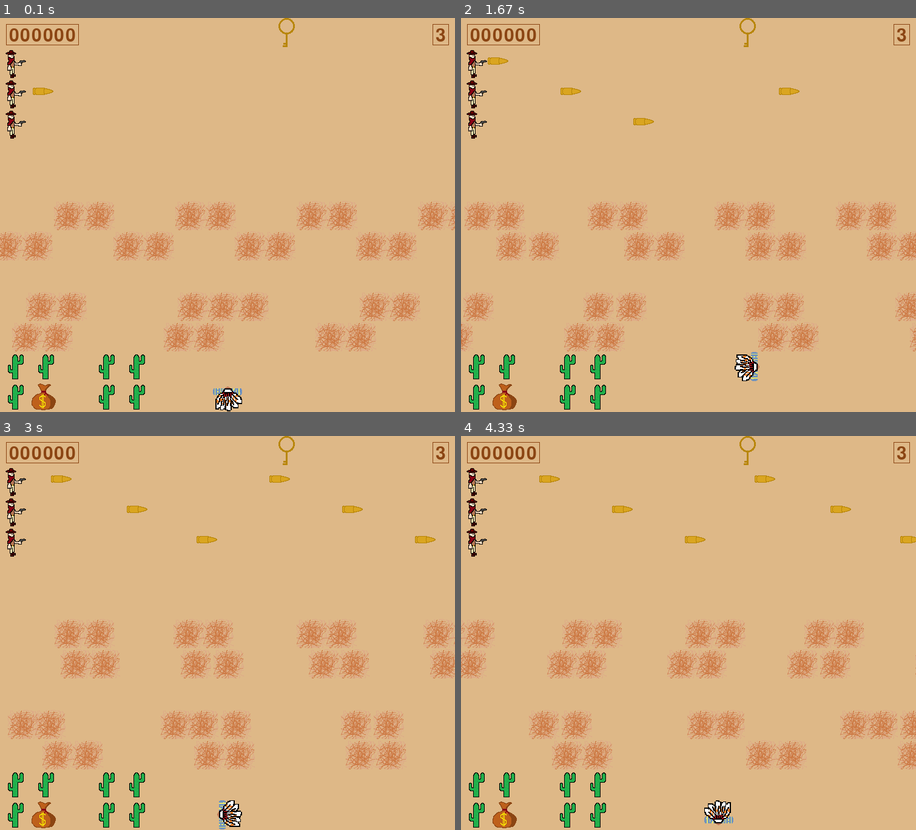
Above: before the commit, frames 1-4 (two rows, left to right).
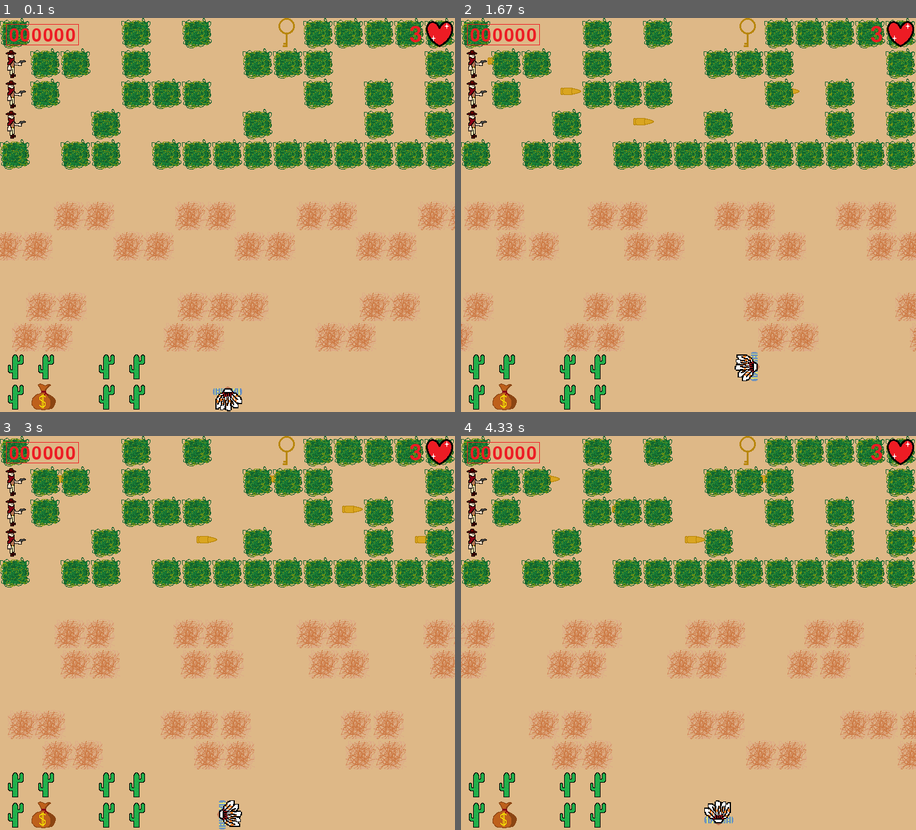
Above: after the commit, the same moments.

Repository: AZEN-SGG/PyGameProject
Game: pygame game, started from MainProgramm.py
The game is run twice, just before and just after one commit, with the same random seed, the same clock (stepped at 60 frames per second) and the same inputs.
Inputs:
- Up to frame 1 (0.1 s): no input
- Up to frame 2 (1.67 s): hold Right 0.33-0.8 s; hold Up 0.83-1.13 s; hold Right 1.17-1.63 s
- Up to frame 3 (3 s): hold Left 1.67-2.2 s; hold Down 2.23-2.53 s; hold Left 2.57-2.97 s
- Up to frame 4 (4.33 s): hold Up 3-3.37 s; hold Right 3.4-4.03 s; hold Down from 4.07 s (still down)

The runs differ from the first frame. In frame 1, 14% of the frame differs, in the area x 0-100%, y 0-39%; in frame 2, 14%; in frame 3, 14%; in frame 4, 14%.

Commit message:
Координально изменил вид жизней и поменял цвет счёту Сделал класс Жизнь спрайтом для того чтобы он отображал сердечко Теперь количество жизней отображается в виде сердечка и цифры справа от него Изменил размер цифр

Diff:
--- a/AttemptWriting.py
+++ b/AttemptWriting.py
@@ -1,61 +1,15 @@
-# Pygame шаблон - скелет для нового проекта Pygame
-import pygame
-import random
+if self.DIRECTION == 'Right':
+    self.image = right_robber_image
 
-WIDTH = 650
-HEIGHT = 800
-FPS = 60
+else:
+    self.image = left_robber_image
 
-# Задаем цвета
-WHITE = (255, 255, 255)
-BLACK = (0, 0, 0)
-RED = (255, 0, 0)
-GREEN = (0, 255, 0)
-BLUE = (0, 0, 255)
+heart_image.set_colorkey("white")
+heart_image_rect = heart_image.get_rect()
+heart_image_rect.center = x, y
 
+self.image.set_colorkey('white')
+self.type = 'Robber'
 
-class Player(pygame.sprite.Sprite):
-    def __init__(self):
-        pygame.sprite.Sprite.__init__(self)
-        self.image = pygame.Surface((50, 50))
-        self.image.fill(GREEN)
-        self.rect = self.image.get_rect()
-        self.rect.center = (WIDTH / 2, HEIGHT / 2)
-
-    def update(self):
-        self.rect.x += 5
-        if self.rect.left > WIDTH:
-            self.rect.right = 0
-
-
-# Создаем игру и окно
-pygame.init()
-pygame.mixer.init()
-screen = pygame.display.set_mode((WIDTH, HEIGHT))
-pygame.display.set_caption("My Game")
-clock = pygame.time.Clock()
-all_sprites = pygame.sprite.Group()
-player = Player()
-all_sprites.add(player)
-
-# Цикл игры
-running = True
-while running:
-    # Держим цикл на правильной скорости
-    clock.tick(FPS)
-    # Ввод процесса (события)
-    for event in pygame.event.get():
-        # check for closing window
-        if event.type == pygame.QUIT:
-            running = False
-
-    # Обновление
-    all_sprites.update()
-
-    # Рендеринг
-    screen.fill(BLACK)
-    all_sprites.draw(screen)
-    # После отрисовки всего, переворачиваем экран
-    pygame.display.flip()
-
-pygame.quit()
+self.rect = self.image.get_rect()
+self.rect.center = x, y
--- a/MainProgramm.py
+++ b/MainProgramm.py
@@ -11,6 +11,8 @@
 game_folder = os.path.dirname(__file__)
 data_folder = os.path.join(game_folder, 'data')
 
+level = 1
+
 faced_bool = False
 win_bool = False
 
@@ -20,6 +22,10 @@
 def faced(life):  # Отображает надпись и завершает программу
     global faced_bool
     faced_bool = True
+
+    if level == 1:
+        life.life = '3'
+        life.score.points = '000000'
 
     font = pygame.font.Font(None, 50)
     text = font.render("Игра окончена", True, (255, 0, 0))  # Нужно дописать про пробел
@@ -53,7 +59,9 @@
     sprites.append(sprite)  # Добавляет в одну папку все спрайты
     coordinats.append(sprite.COORDINATS)  # Координаты
 
-    if sprite.type != 'Bullet' and sprite.type != 'Tumbleweed':
+    type = sprite.type
+
+    if type != 'Bullet' and type != 'Tumbleweed' and type != 'Life':
         x = sprite.COORDINATS[0] // 50
         y = sprite.COORDINATS[1] // 50
 
@@ -391,7 +399,7 @@
 
 class Score:  # Класс счёта
     def __init__(self, screen, points: str = '000000',
-                 color=(139, 69, 19)):  # При создании объекта класса надо задать счёт и цвет очков
+                 color=(237, 28, 36)):  # При создании объекта класса надо задать счёт и цвет очков
         self.points = points  # Создаю переменную очки в которую надо записывать счёт
         self.screen = screen
         self.color = color
@@ -399,15 +407,15 @@
         self.type = 'Score'  # Задаёт класс
         self.status = 1
 
-    def update(self, color=(139, 69, 19)):  # Этот метод позволит обновлять счёт
+    def update(self, color=(237, 28, 36)):  # Этот метод позволит обновлять счёт
         text = self.font.render(self.points, True, color)  # Рисую счёт - коричневый цвет
         text_w = text.get_width()
         text_h = text.get_height()
         text_x = 15
         text_y = 15
         screen.blit(text, (text_x, text_y))
-        pygame.draw.rect(screen, (139, 69, 19), (text_x - 5, text_y - 5,
-                                                 text_w + 10, text_h + 5), 1)
+        pygame.draw.rect(screen, color, (text_x - 5, text_y - 5,
+                                         text_w + 10, text_h + 5), 1)
 
 
 class Key(pygame.sprite.Sprite):
@@ -471,17 +479,30 @@
     # Создаем игру и окно
 
 
-class Life:
-    def __init__(self, screen, score, color=(139, 69, 19)):
+# Класс Жизнь выводит сердце на экран и количество жизней
+class Life(pygame.sprite.Sprite):
+    # При инициализации надо указать координаты сердца, изображение сердца
+    # Экран куда выводится текст и объект счёта, также можно указать цвет текста (красный по умолчанию)
+    def __init__(self, x, y, heart, screen, score, color=(237, 28, 36)):
+        pygame.sprite.Sprite.__init__(self)
+
+        self.COORDINATS = x - 25, y - 25
+        self.image = heart
+
+        self.image.set_colorkey("green")
+        self.rect = self.image.get_rect()
+        self.rect.center = x, y
+
+        self.status = 1
         self.type = 'Life'
         self.screen = screen
         self.color = color
-        self.font = pygame.font.Font(None, 45)
+        self.font = pygame.font.Font(None, 55)
 
         self.life = '3'
         self.score = score
 
-    def update(self, color=(139, 69, 19)):  # Этот метод позволит обновлять счёт
+    def update(self, color=(237, 28, 36)):  # Этот метод позволит обновлять счёт
         if int(self.score.points) >= 1000:
             self.score.points = str(int(self.score.points) - 1000)
             self.life = str(int(self.life) + 1)
@@ -491,13 +512,9 @@
                 self.score.points = '0' * (6 - len_points) + self.score.points
 
         text = self.font.render(self.life, True, color)  # Рисую счёт - коричневый цвет
-        text_w = text.get_width()
-        text_h = text.get_height()
-        text_x = 718
-        text_y = 15
+        text_x = 675
+        text_y = 10
         screen.blit(text, (text_x, text_y))
-        pygame.draw.rect(screen, (139, 69, 19), (text_x - 5, text_y - 5,
-                                                 text_w + 10, text_h + 5), 1)
 
 
 make_matrix()
@@ -520,8 +537,9 @@
 player_back_image = pygame.image.load(os.path.join(data_folder, 'bigger_back_player.png')).convert()
 player = Player()
 
+heart_image = pygame.image.load(os.path.join(data_folder, 'heart.png')).convert()
 score = Score(screen)
-life = Life(screen, score)
+life = Life(725, 25, heart_image, screen, score)
 
 tumbleweed_image = pygame.image.load(os.path.join(data_folder, 'tumbleweed.png')).convert()
 tumbleweed_left_image = pygame.image.load(os.path.join(data_folder, 'tumbleweed_left.png')).convert()
@@ -534,6 +552,7 @@
 left_robber_image = pygame.image.load(os.path.join(data_folder, 'left_robber.png')).convert()
 
 cactus_image = pygame.image.load(os.path.join(data_folder, 'cactus.png')).convert()
+thorny_bush_image = pygame.image.load(os.path.join(data_folder, 'thorny_bush.png')).convert()
 
 # Создаю восемь объектов класса перекати поел которые средние
 first_tumbleweed = Tumbleweed(0, 375, 'Right', 6)
@@ -573,9 +592,9 @@
 fourth_sixth_tumbleweed = Tumbleweed(575, 525, 'Right', 10)
 
 # Создаю изображения медведя
-bear_stand_image = pygame.image.load(os.path.join(data_folder, 'bear_go.png')).convert()
-bear_go_image = pygame.image.load(os.path.join(data_folder, 'bear_stand.png')).convert()
-bear_back_image = pygame.image.load(os.path.join(data_folder, 'bear_back.png')).convert()
+# bear_stand_image = pygame.image.load(os.path.join(data_folder, 'bear_go.png')).convert()
+# bear_go_image = pygame.image.load(os.path.join(data_folder, 'bear_stand.png')).convert()
+# bear_back_image = pygame.image.load(os.path.join(data_folder, 'bear_back.png')).convert()
 
 # Создаю объект класса медведь
 # bear = Bear(0, HEIGHT - 375, 'Right') Пока медведь нам не нужен
@@ -609,6 +628,50 @@
 ninth_cactus = Hedge(175, 625, 1)
 eleventh_cactus = Hedge(225, 575, 1)
 twelvth_cactus = Hedge(225, 625, 1)
+
+first_first_thirny_bush = Hedge(25, 25, 2)
+first_second_thirny_bush = Hedge(225, 75, 2)
+first_third_thirny_bush = Hedge(325, 25, 2)
+first_fourth_thirny_bush = Hedge(525, 25, 2)
+first_fifth_thirny_bush = Hedge(575, 25, 2)
+first_sixth_thirny_bush = Hedge(625, 25, 2)
+first_seventh_thirny_bush = Hedge(675, 25, 2)
+first_eight_thirny_bush = Hedge(725, 25, 2)
+
+second_first_thirny_bush = Hedge(75, 75, 2)
+second_second_thirny_bush = Hedge(125, 75, 2)
+second_third_thirny_bush = Hedge(425, 75, 2)
+second_fourth_thirny_bush = Hedge(475, 75, 2)
+second_fifth_thirny_bush = Hedge(525, 75, 2)
+second_sixth_thirny_bush = Hedge(725, 75, 2)
+
+third_first_thirny_bush = Hedge(75, 125, 2)
+third_second_thirny_bush = Hedge(225, 25, 2)
+third_third_thirny_bush = Hedge(225, 125, 2)
+third_fourth_thirny_bush = Hedge(275, 125, 2)
+third_fifth_thirny_bush = Hedge(325, 125, 2)
+third_sixth_thirny_bush = Hedge(525, 125, 2)
+third_seventh_thirny_bush = Hedge(625, 125, 2)
+third_eight_thirny_bush = Hedge(725, 125, 2)
+
+fourth_first_thirny_bush = Hedge(175, 175, 2)
+fourth_second_thirny_bush = Hedge(425, 175, 2)
+fourth_third_thirny_bush = Hedge(625, 175, 2)
+fourth_fourth_thirny_bush = Hedge(725, 175, 2)
+
+fifth_first_thirny_bush = Hedge(25, 225, 2)
+fifth_second_thirny_bush = Hedge(125, 225, 2)
+fifth_third_thirny_bush = Hedge(175, 225, 2)
+fifth_fourth_thirny_bush = Hedge(275, 225, 2)
+fifth_fifth_thirny_bush = Hedge(325, 225, 2)
+fifth_sixth_thirny_bush = Hedge(375, 225, 2)
+fifth_seventh_thirny_bush = Hedge(425, 225, 2)
+fifth_eighth_thirny_bush = Hedge(475, 225, 2)
+fifth_ninth_thirny_bush = Hedge(525, 225, 2)
+fifth_tenth_thirny_bush = Hedge(575, 225, 2)
+fifth_eleventh_thirny_bush = Hedge(625, 225, 2)
+fifth_twelvth_thirny_bush = Hedge(675, 225, 2)
+fifth_thirteenth_thirny_bush = Hedge(725, 225, 2)
 
 add_sprite(player)
 add_sprite(first_tumbleweed)
@@ -669,6 +732,52 @@
 add_sprite(eleventh_cactus)
 add_sprite(twelvth_cactus)
 
+add_sprite(first_first_thirny_bush)
+add_sprite(first_second_thirny_bush)
+add_sprite(first_third_thirny_bush)
+add_sprite(first_fourth_thirny_bush)
+add_sprite(first_fifth_thirny_bush)
+add_sprite(first_sixth_thirny_bush)
+add_sprite(first_seventh_thirny_bush)
+add_sprite(first_eight_thirny_bush)
+
+add_sprite(second_first_thirny_bush)
+add_sprite(second_second_thirny_bush)
+add_sprite(second_third_thirny_bush)
+add_sprite(second_fourth_thirny_bush)
+add_sprite(second_fifth_thirny_bush)
+add_sprite(second_sixth_thirny_bush)
+
+add_sprite(third_first_thirny_bush)
+add_sprite(third_second_thirny_bush)
+add_sprite(third_third_thirny_bush)
+add_sprite(third_fourth_thirny_bush)
+add_sprite(third_fifth_thirny_bush)
+add_sprite(third_sixth_thirny_bush)
+add_sprite(third_seventh_thirny_bush)
+add_sprite(third_eight_thirny_bush)
+
+add_sprite(fourth_first_thirny_bush)
+add_sprite(fourth_second_thirny_bush)
+add_sprite(fourth_third_thirny_bush)
+add_sprite(fourth_fourth_thirny_bush)
+
+add_sprite(fifth_first_thirny_bush)
+add_sprite(fifth_second_thirny_bush)
+add_sprite(fifth_third_thirny_bush)
+add_sprite(fifth_fourth_thirny_bush)
+add_sprite(fifth_fifth_thirny_bush)
+add_sprite(fifth_sixth_thirny_bush)
+add_sprite(fifth_seventh_thirny_bush)
+add_sprite(fifth_eighth_thirny_bush)
+add_sprite(fifth_ninth_thirny_bush)
+add_sprite(fifth_tenth_thirny_bush)
+add_sprite(fifth_eleventh_thirny_bush)
+add_sprite(fifth_twelvth_thirny_bush)
+add_sprite(fifth_thirteenth_thirny_bush)
+
+add_sprite(life)
+
 # Цикл игры
 running = True
 while running:
Binary file changed: data/heart.png
